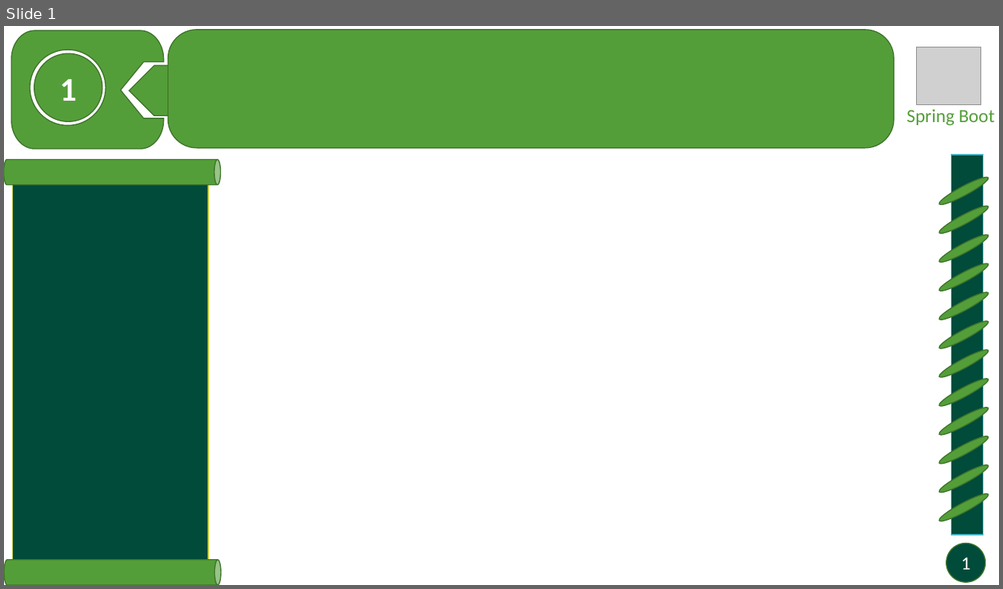
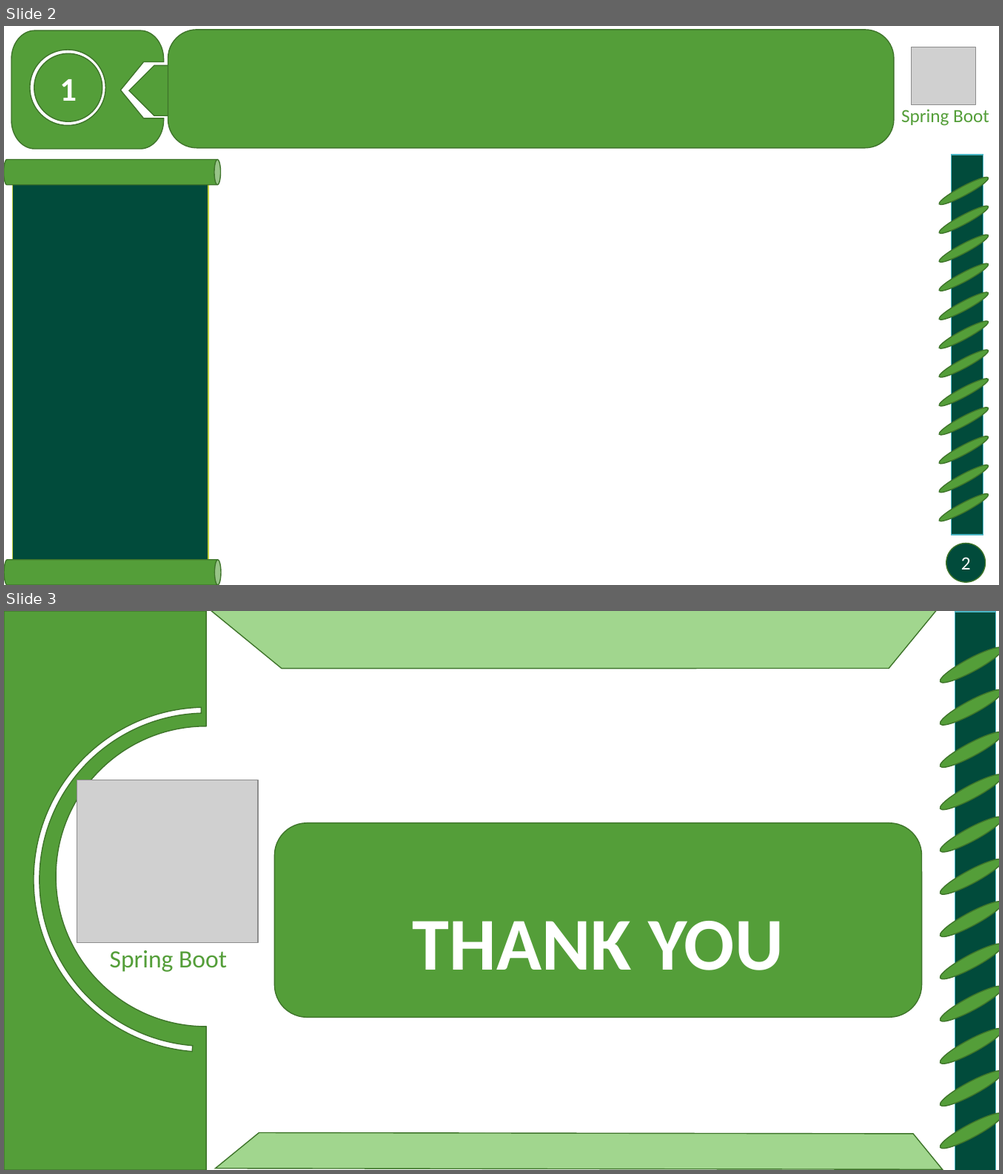
Before and after one commit to minhdua/Spring-boot-tutorial, a slide deck: Docs/Template.pptx. Shown one above the other, each under a label of ours: slide 1 before the commit, slides 2 and 3 after it. The pictures are 1003x589 and 1003x1174 pixels, drawn with LibreOffice and Linux fonts; fonts in the diff are those of the drawing; grey boxes stand for pictures. Boxes give left, top, right and bottom in pixels: in the first picture for what was removed or moved away, otherwise in the second. Text is boxed around its words. In the diff, an @@ line names an element or a change of style, - is before the commit and + after.

Commit message:
add slide title and slide goodbye

```diff
--- a/Docs/Template.pptx
+++ b/Docs/Template.pptx
@@ slide 3 added at <box>4,611,999,1170</box>, background #FFFFFF @@
@@ freeform shape added at <box>4,611,206,1170</box>, fill #549E39, outline #3E752A 1 pt @@
@@ diag stripe added at <box>210,611,936,966</box>, fill #A1D68E, outline #3E752A 1 pt @@
@@ picture added at <box>77,780,259,943</box> @@
@@ diag stripe added at <box>215,813,942,1170</box>, fill #A1D68E, outline #3E752A 1 pt @@
@@ rounded rectangle added at <box>274,823,921,1017</box>, fill #549E39, outline #3E752A 1 pt @@
@@ title added at <box>412,921,782,971</box>, 72 pt, text #FFFFFF, bold @@
+THANK YOU
@@ text added at <box>110,951,227,972</box>, 24 pt, text #549E39 @@
+Spring Boot
@@ group added at <box>937,612,999,1170</box>: 12 ellipses, 1 rectangle @@
@@ what was slide 1 is now slide 2 @@
@@ slide 2 changed as well @@
@@ picture: place and size @@
-picture at <box>916,47,981,104</box>
+picture at <box>911,47,976,105</box>
@@ text "Spring Boot": place and size @@
-text "Spring Boot" at <box>906,109,995,126</box>
+text "Spring Boot" at <box>901,109,989,126</box>
@@ page number at <box>961,557,970,570</box>: text changed @@
-1
+2
```
Also in this commit, not shown: 1 other slide added.
